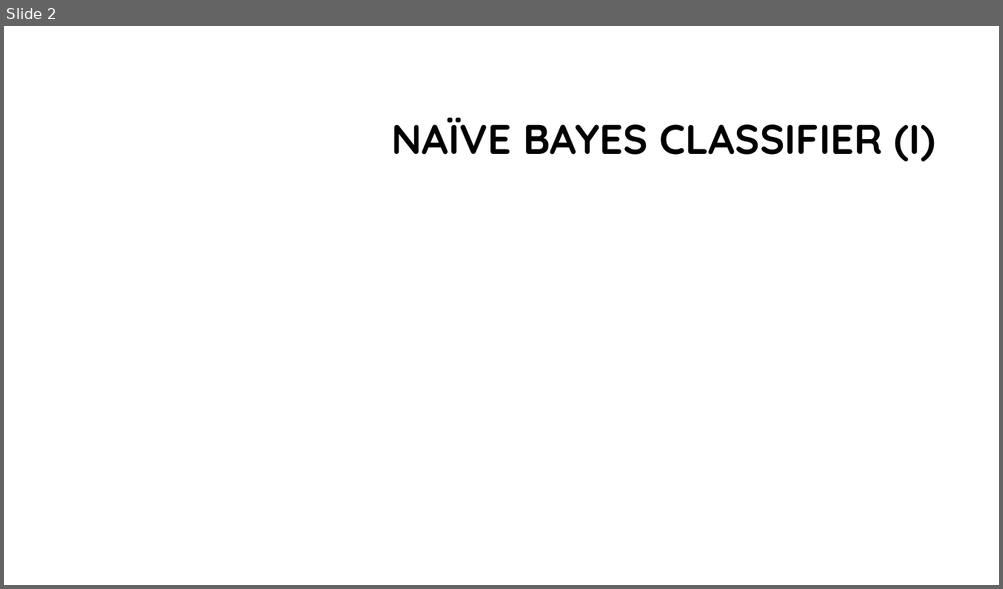
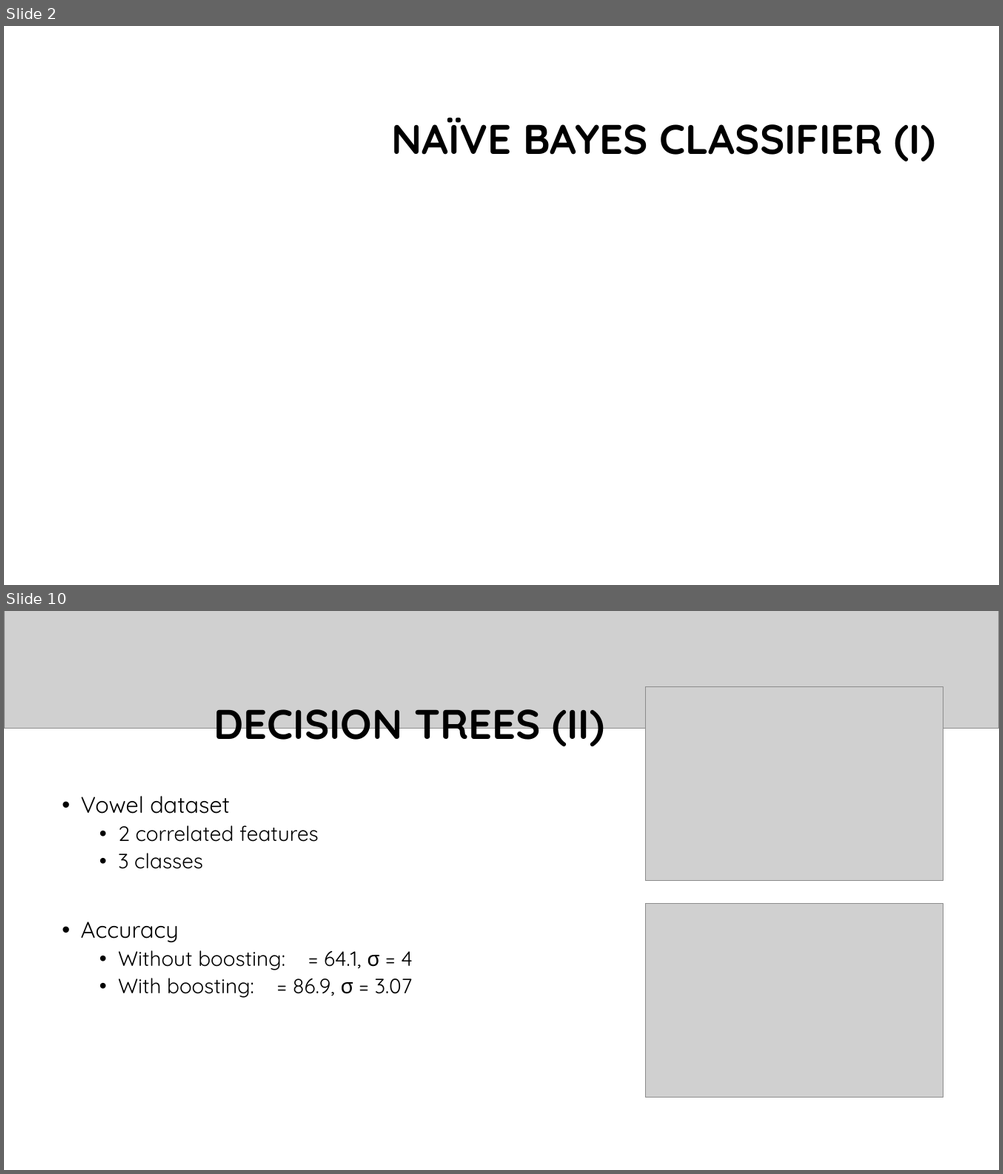
Before and after one commit to franco-ruggeri/ML, a slide deck: Lab 3/Lab 3 - presentation.pptx. Shown one above the other, each under a label of ours: slide 2 before the commit, slides 2 and 10 after it; the slides between them are not shown. The pictures are 1003x589 and 1003x1174 pixels, drawn with LibreOffice and Linux fonts; fonts in the diff are those of the drawing; grey boxes stand for pictures; background and template pictures are left out. Boxes give left, top, right and bottom in pixels: in the first picture for what was removed or moved away, otherwise in the second. Text is boxed around its words. In the diff, an @@ line names an element or a change of style, - is before the commit and + after.

```diff
--- a/Lab 3/Lab 3 - presentation.pptx
+++ b/Lab 3/Lab 3 - presentation.pptx
@@ slide 10 added at (4,611,999,1170), background #FFFFFF @@
@@ picture added at (4,611,999,729) @@
@@ picture added at (646,687,943,881) @@
@@ title added at (214,709,605,750), 40 pt, text #000000, bold @@
+DECISION TREES (II)
@@ text added at (81,796,412,1000), 20 pt, text #000000 @@
+• Vowel dataset
+  • 2 correlated features
+  • 3 classes
+• Accuracy
+  • Without boosting: µ = 64.1, σ = 4
+  • With boosting: µ = 86.9, σ = 3.07
@@ picture added at (646,903,943,1097) @@
```
Also in this commit, not shown: 3 slides changed, 6 other slides added, 10 slides removed, 5 other files.
